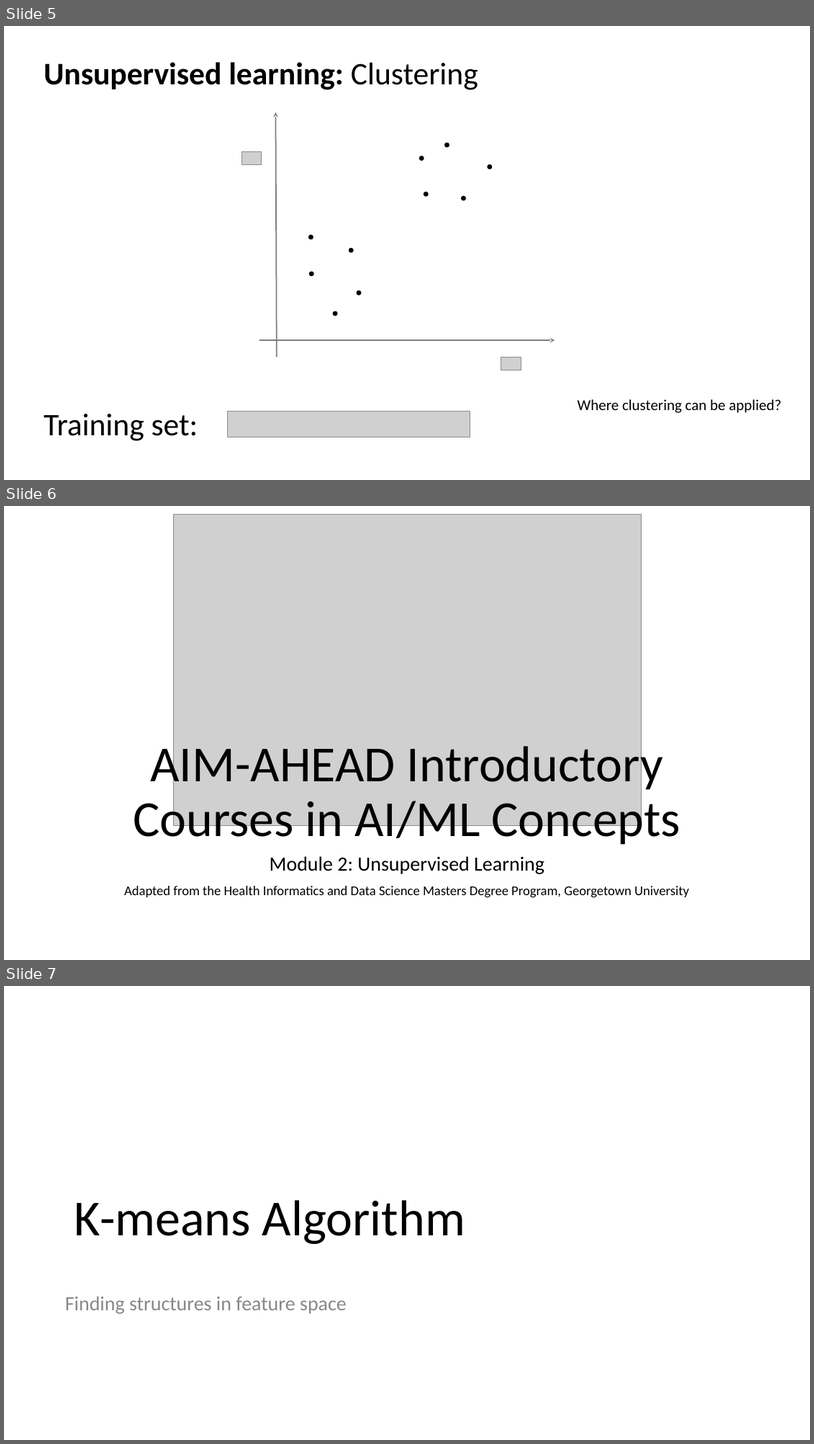
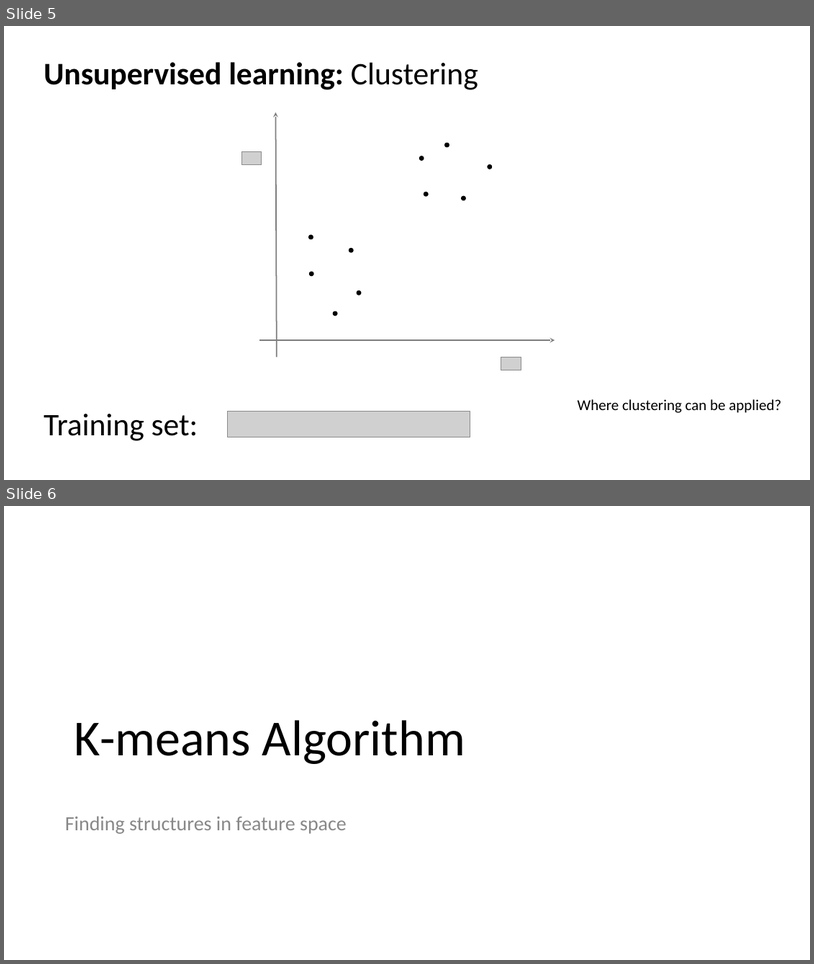
Before and after one commit to ICBI/AIMAHEAD_GU, a slide deck: Courses/ML_Concepts/Module_02_Introduction_to_Unsupervised_Learning/Module_02_Unsupervised_Learning_K_means_Clustering.pptx. Shown one above the other, each under a label of ours: slides 5, 6 and 7 before the commit, slides 5 and 6 after it. The pictures are 814x1444 and 814x964 pixels, drawn with LibreOffice and Linux fonts; fonts in the diff are those of the drawing; grey boxes stand for pictures. Boxes give left, top, right and bottom in pixels: in the first picture for what was removed or moved away, otherwise in the second. Text is boxed around its words. In the diff, an @@ line names an element or a change of style, - is before the commit and + after.

```diff
--- a/Courses/ML_Concepts/Module_02_Introduction_to_Unsupervised_Learning/Module_02_Unsupervised_Learning_K_means_Clustering.pptx
+++ b/Courses/ML_Concepts/Module_02_Introduction_to_Unsupervised_Learning/Module_02_Unsupervised_Learning_K_means_Clustering.pptx
@@ slide 6 removed at (4, 506, 810, 960), background #FFFFFF @@
@@ picture removed at (173, 515, 642, 825) @@
@@ title removed at (133, 739, 682, 848) @@
-AIM-AHEAD Introductory Courses in AI/ML Concepts
@@ subtitle removed at (124, 856, 689, 898) @@
-Module 2: Unsupervised Learning
-Adapted from the Health Informatics and Data Science Masters Degree Program, Georgetown University
@@ what was slide 7 is now slide 6 @@
```
Also in this commit, not shown: 6 slides changed, 5 other slides removed, 29 other files.
